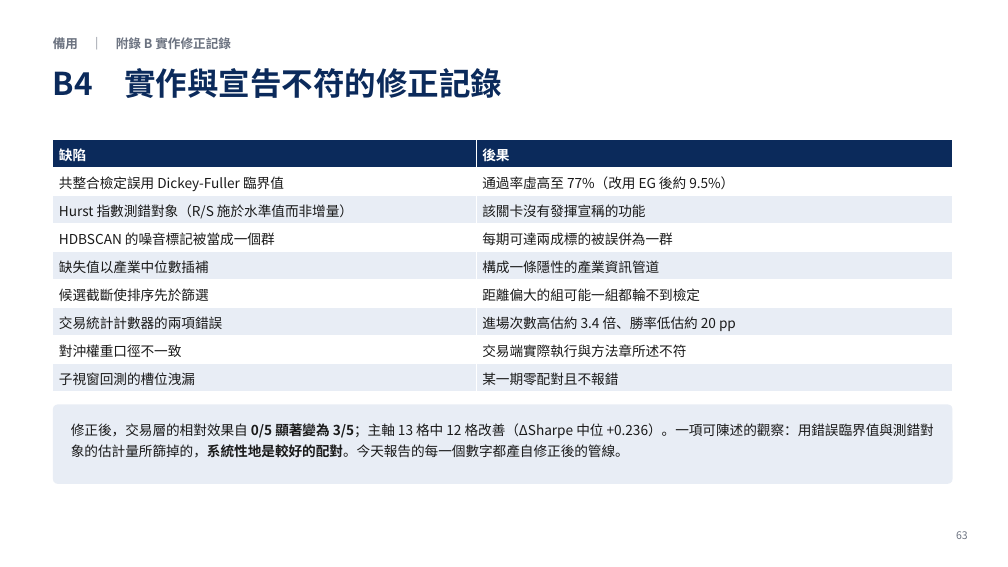
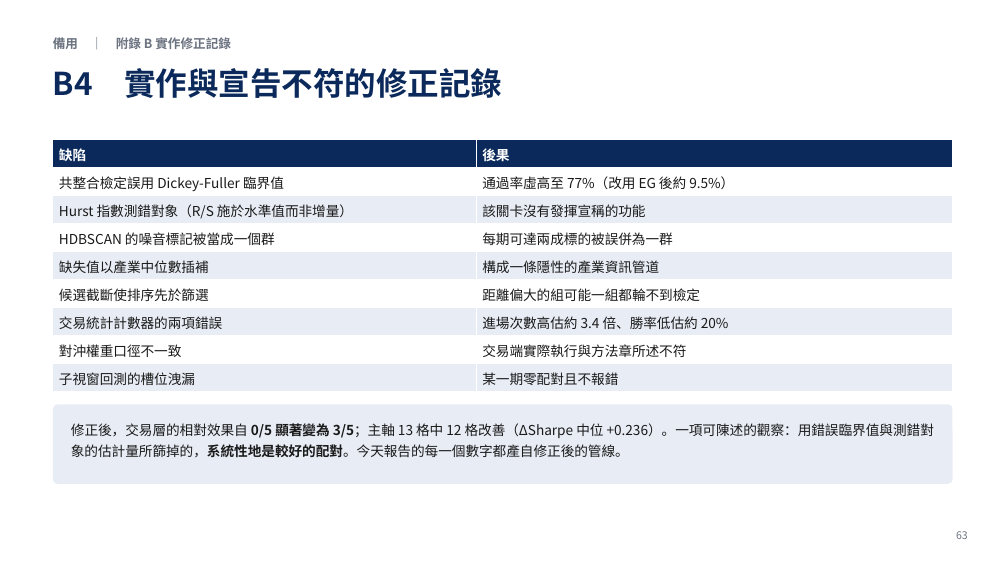
Before and after one commit to LerajieAsta/pairtrade_trainingproject, a slide deck: slide 63 of thesis/1150922_60min.pptx. Drawn at 1008x567 pixels with LibreOffice and Linux fonts; fonts in the diff are those of the drawing. Boxes give left, top, right and bottom in pixels: in the first picture for what was removed or moved away, otherwise in the second. Text is boxed around its words. In the diff, an @@ line names an element or a change of style, - is before the commit and + after.

```diff
--- a/thesis/1150922_60min.pptx
+++ b/thesis/1150922_60min.pptx
@@ table at bbox=[53, 140, 953, 392] @@
-row 7, column 2: 進場次數高估約 3.4 倍、勝率低估約 20 pp
+row 7, column 2: 進場次數高估約 3.4 倍、勝率低估約 20%
```
Also in this commit, not shown: 9 other slides changed, 12 other files.
